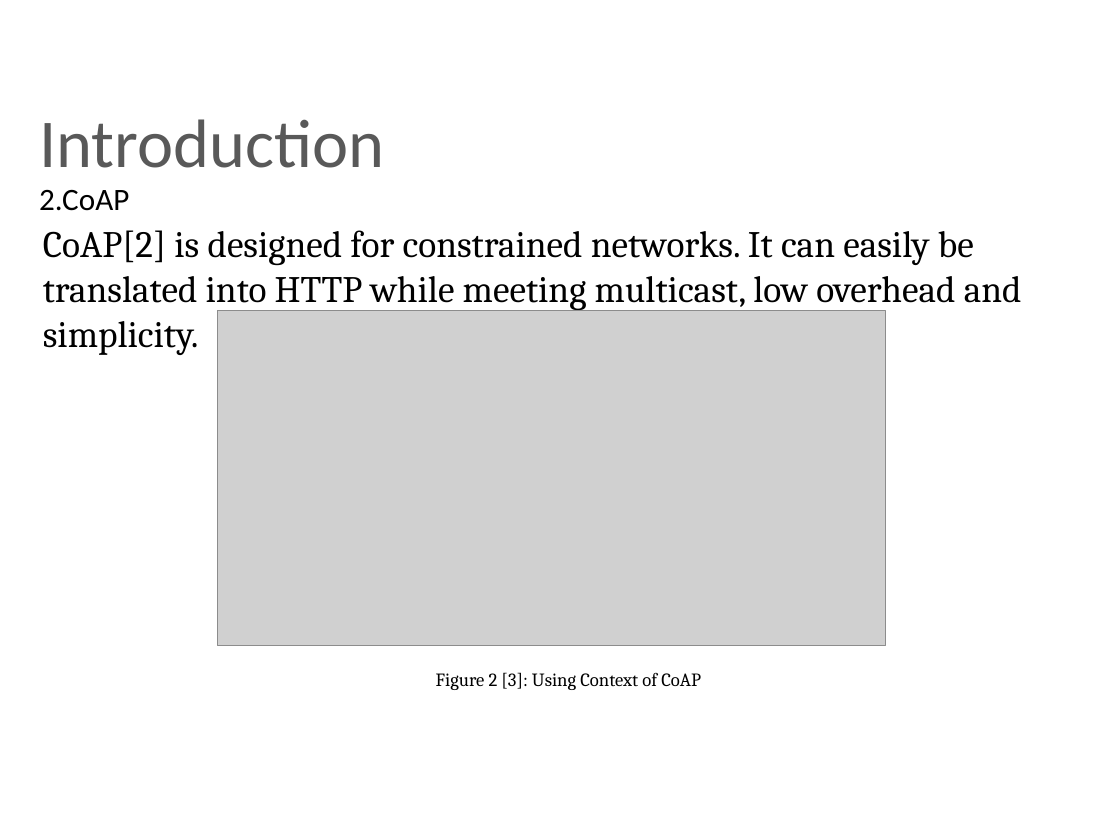
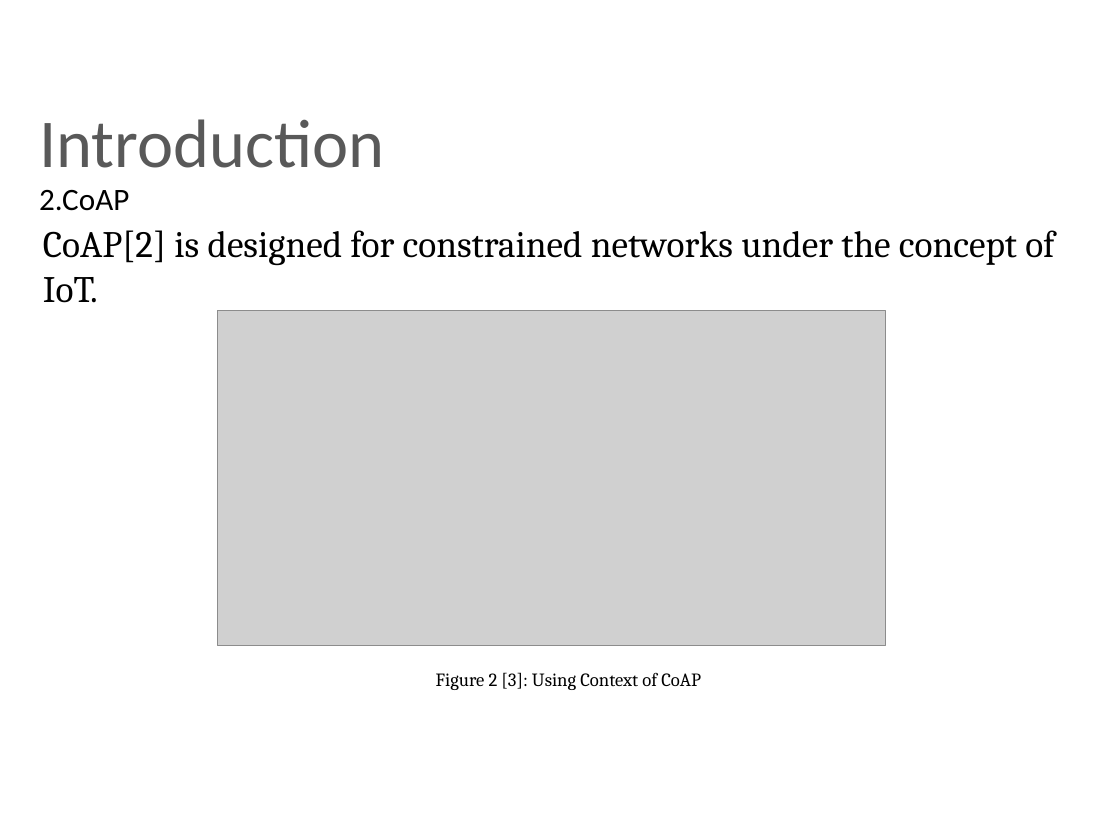
Before and after one commit to chennanoka/Thesis, a slide deck: slide 4 of ThesisPresentationV1.pptx. Drawn at 1120x840 pixels with LibreOffice and Linux fonts; fonts in the diff are those of the drawing; grey boxes stand for pictures; background and template pictures are left out. Boxes give left, top, right and bottom in pixels: in the first picture for what was removed or moved away, otherwise in the second. Text is boxed around its words. In the diff, an @@ line names an element or a change of style, - is before the commit and + after.

```diff
--- a/ThesisPresentationV1.pptx
+++ b/ThesisPresentationV1.pptx
@@ text at (43,230,1055,303): text changed @@
-CoAP[2] is designed for constrained networks. It can easily be translated into HTTP while meeting multicast, low overhead and simplicity.
+CoAP[2] is designed for constrained networks under the concept of IoT.
```
Also in this commit, not shown: 5 other slides changed, 2 slides removed, 20 other files.
